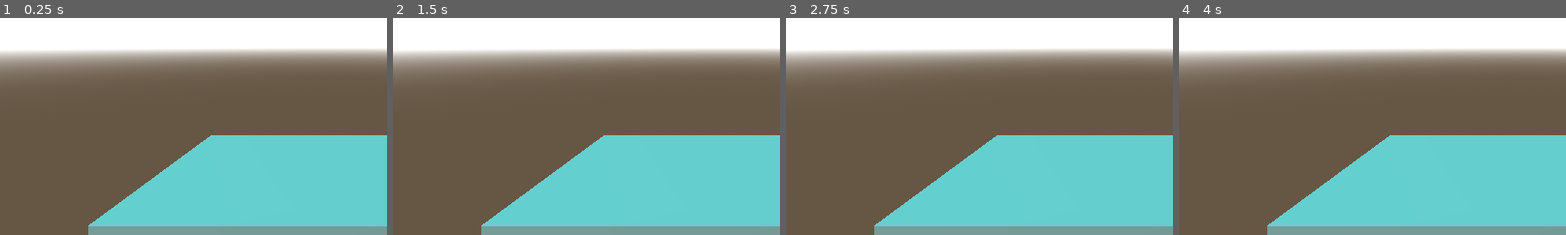
Above: before the commit, frames 1-4 (left to right).
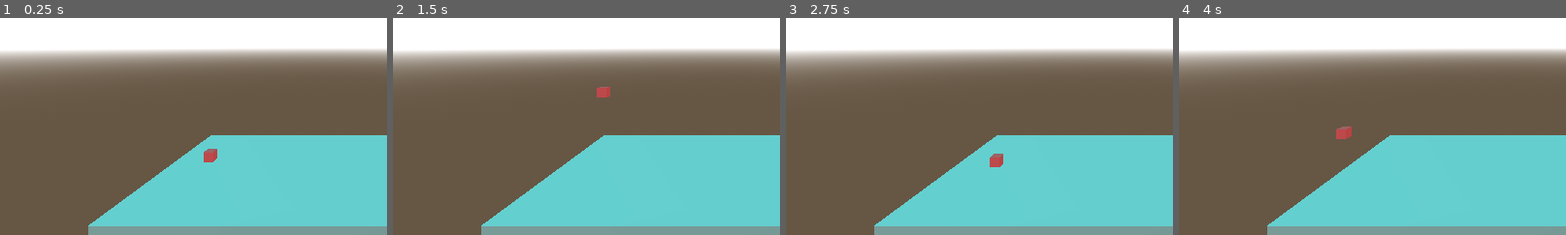
Above: after the commit, the same moments.

Repository: AtlasWongy/gmtk_game_jam_2024
Game: Godot game, scene res://scenes/test_level.tscn
Two runs of this game, one before a commit and one after it. Both use one fixed random seed, a clock stepped at 60 frames per second and the inputs below.
Inputs:
- Up to frame 1 (0.25 s): no input
- Up to frame 2 (1.5 s): tap Enter (ui_accept) at 0.5, 1.25 s; hold Up (ui_up) 0.53-1.28 s; hold G (grow) 0.53-1.28 s; tap Space (jump) at 0.77 s; tap S (shrink, bound only after the commit) at 0.8, 1.35 s; hold Down (ui_down) from 1.28 s (still down)
- Up to frame 3 (2.75 s): tap Space (jump) at 1.52 s; tap G (grow) at 1.55 s; release Down (ui_down) at 2.03 s; hold Up (ui_up) from 2.03 s (still down); hold G (grow) from 2.03 s (still down); tap S (shrink, bound only after the commit) at 2.3 s
- Up to frame 4 (4 s): tap Enter (ui_accept) at 2.75, 3.5 s; release G (grow) at 2.78 s; tap Right (movement) at 2.85 s; tap Space (jump) at 3.02, 3.77 s; tap G (grow) at 3.05 s; release Up (ui_up) at 3.53 s; hold Left (left) from 3.53 s (still down); hold Q (switch_box) from 3.53 s (still down); tap S (shrink, bound only after the commit) at 3.8 s
The pictures show only the part of the screen within x 7-57%, y 44-94%; the shares and areas given below are measured in that part.

The runs differ from the first frame. In frame 1, 0.2% of the frame differs, in the area x 52-57%, y 60-67%; in frame 2, 0.2%; in frame 3, 0.2%; in frame 4, 0.2%, in the area x 40-45%, y 50-56%.

Commit message:
update expansion

Diff:
--- a/characters/player/blue_box/blue_box.gd
+++ b/characters/player/blue_box/blue_box.gd
@@ -1,2 +1,56 @@
 extends Player
 class_name BlueBox
+
+@export var mesh: MeshInstance3D
+@export var collision_shape: CollisionShape3D
+
+var can_trigger: bool = true
+var trigger_growth: bool
+var trigger_shrink: bool
+var tween: Tween
+
+func _input(event: InputEvent) -> void:
+	if event.is_action_pressed("grow") and can_trigger:
+		trigger_growth = true
+	elif event.is_action_pressed("shrink") and can_trigger:
+		trigger_shrink = true
+	else:
+		trigger_growth = false
+		trigger_shrink = false
+
+func _physics_process(_delta: float) -> void:
+	if trigger_growth and check_can_grow():
+		can_trigger = false
+
+		if tween:
+			tween.kill()
+		tween = create_tween()
+		tween.set_parallel()
+
+		tween.tween_property(mesh.mesh, "size:x", 5, 1).as_relative().from_current().finished.connect(reset_trigger)
+		tween.tween_property(collision_shape.shape, "size:x", 5, 1).as_relative().from_current()
+	elif trigger_shrink and check_can_shrink():
+		can_trigger = false
+
+		if tween:
+			tween.kill()
+		tween = create_tween()
+		tween.set_parallel()
+
+		tween.tween_property(mesh.mesh, "size:x", -5, 1).as_relative().from_current().finished.connect(reset_trigger)
+		tween.tween_property(collision_shape.shape, "size:x", -5, 1).as_relative().from_current()
+
+func check_can_grow() -> bool:
+	if mesh.mesh.size.x <= 10.0:
+		return true
+	else:
+		return false
+
+func check_can_shrink() -> bool:
+	if mesh.mesh.size.x == 1.0:
+		return false
+	else:
+		return true
+
+func reset_trigger() -> void:
+	can_trigger = true
--- a/characters/player/blue_box/blue_box.tscn
+++ b/characters/player/blue_box/blue_box.tscn
@@ -9,13 +9,12 @@
 
 [sub_resource type="BoxMesh" id="BoxMesh_gurk2"]
 material = SubResource("StandardMaterial3D_58jym")
-size = Vector3(0.5, 0.5, 0.5)
 
 [sub_resource type="BoxShape3D" id="BoxShape3D_ncd2b"]
-size = Vector3(0.5, 0.5, 0.5)
 
 [node name="BlueBox" type="CharacterBody3D"]
-script = ExtResource("1_2cfad")
+transform = Transform3D(0.5, 0, 0, 0, 0.5, 0, 0, 0, 0.5, 0, 0, 0)
+script = ExtResource("1_4wx10")
 box_type = 1
 movement_stats = ExtResource("2_xvp5m")
 
--- a/characters/player/player.gd
+++ b/characters/player/player.gd
@@ -18,7 +18,6 @@
 	can_control = !can_control
 
 func _input(event: InputEvent) -> void:
-
 	if !can_control:
 		return
 
@@ -39,6 +38,10 @@
 	if event.is_action_pressed("jump") and is_on_floor():
 		SignalBus.pressed_jump.emit(box_type)
 
+	if event.is_action_pressed("grow"):
+		print("Grow")
+		# Emit Signal
+
 func _physics_process(_delta: float) -> void:
 	if is_movement_ongoing():
 		SignalBus.set_direction.emit(movement_direction, box_type)
--- /dev/null
+++ b/characters/player/scaling_component/scaling_component.gd
@@ -0,0 +1,28 @@
+extends Node3D
+class_name ScalingComponent
+
+@export var mesh: MeshInstance3D
+@export var collision_shape: CollisionShape3D
+
+var tween: Tween
+
+func _ready() -> void:
+	SignalBus.set_expansion.connect(_on_set_expansion)
+
+func _on_set_expansion() -> void:
+	if tween:
+		tween.kill()
+	tween = create_tween()
+	tween.set_parallel()
+
+	tween.tween_property(mesh.mesh, "size:x", 5, 1).as_relative().from_current()
+	tween.tween_property(collision_shape, "size:x", 5, 1).as_relative().from_current()
+
+func _on_set_shrink() -> void:
+	if tween:
+		tween.kill()
+	tween = create_tween()
+	tween.set_parallel()
+
+	tween.tween_property(mesh.mesh, "size:x", -5, 1).as_relative().from_current()
+	tween.tween_property(collision_shape, "size:x", -5, 1).as_relative().from_current()
--- /dev/null
+++ b/characters/player/scaling_component/scaling_component.tscn
@@ -0,0 +1,6 @@
+[gd_scene load_steps=2 format=3 uid="uid://bofdhjcnmo5yq"]
+
+[ext_resource type="Script" path="res://characters/player/scaling_component/scaling_component.gd" id="1_pxalk"]
+
+[node name="ScalingComponent" type="Node3D"]
+script = ExtResource("1_pxalk")
--- a/project.godot
+++ b/project.godot
@@ -59,3 +59,14 @@
 "events": [Object(InputEventKey,"resource_local_to_scene":false,"resource_name":"","device":-1,"window_id":0,"alt_press …(192 unchanged characters)…
 ]
 }
+shrink={
+"deadzone": 0.5,
+"events": [Object(InputEventKey,"resource_local_to_scene":false,"resource_name":"","device":-1,"window_id":0,"alt_pressed":false,"shift_pressed":false,"ctrl_pressed":false,"meta_pressed":false,"pressed":false,"keycode":0,"physical_keycode":83,"key_label":0,"unicode":115,"location":0,"echo":false,"script":null)
+]
+}
+scale={
+"deadzone": 0.5,
+"events": [Object(InputEventKey,"resource_local_to_scene":false,"resource_name":"","device":-1,"window_id":0,"alt_pressed":false,"shift_pressed":false,"ctrl_pressed":false,"meta_pressed":false,"pressed":false,"keycode":0,"physical_keycode":71,"key_label":0,"unicode":103,"location":0,"echo":false,"script":null)
+, Object(InputEventKey,"resource_local_to_scene":false,"resource_name":"","device":-1,"window_id":0,"alt_pressed":false,"shift_pressed":false,"ctrl_pressed":false,"meta_pressed":false,"pressed":false,"keycode":0,"physical_keycode":83,"key_label":0,"unicode":115,"location":0,"echo":false,"script":null)
+]
+}
--- a/scenes/test_level.tscn
+++ b/scenes/test_level.tscn
@@ -1,4 +1,6 @@
-[gd_scene load_steps=6 format=3 uid="uid://78nxbcy5lnm2"]
+[gd_scene load_steps=7 format=3 uid="uid://78nxbcy5lnm2"]
+
+[ext_resource type="PackedScene" uid="uid://d1qp5smneb3jt" path="res://characters/player/red_box/red_box.tscn" id="1_4lkkm"]
 
 [sub_resource type="ProceduralSkyMaterial" id="ProceduralSkyMaterial_3r77l"]
 sky_top_color = Color(0.214771, 0.565469, 0.975304, 1)
@@ -33,3 +35,6 @@
 
 [node name="Camera3D" type="Camera3D" parent="."]
 transform = Transform3D(1, 0, 0, 0, 1, 0, 0, 0, 1, -1.35929, 6.86705, 14.9567)
+
+[node name="RedBox" parent="." instance=ExtResource("1_4lkkm")]
+transform = Transform3D(1, 0, 0, 0, 1, 0, 0, 0, 1, -7.86285, 1.65103, 0)
--- a/singletons/game_manager.gd
+++ b/singletons/game_manager.gd
@@ -7,7 +7,7 @@
 var can_switch:bool = true
 
 func _ready() -> void:
-	current_box = CurrentBox.BLUE_BOX
+	current_box = CurrentBox.RED_BOX
 	SignalBus.set_current_box.connect(_disable_switch)
 	SignalBus.set_enable_switch.connect(_enable_switch)
 
--- a/singletons/signal_bus.gd
+++ b/singletons/signal_bus.gd
@@ -5,3 +5,5 @@
 signal pressed_jump(box_type:int)
 signal set_current_box()
 signal set_enable_switch()
+signal set_expansion()
+signal set_shrink()
Not shown: 1 places in characters/player/blue_box/blue_box.tscn that only renumber resources
